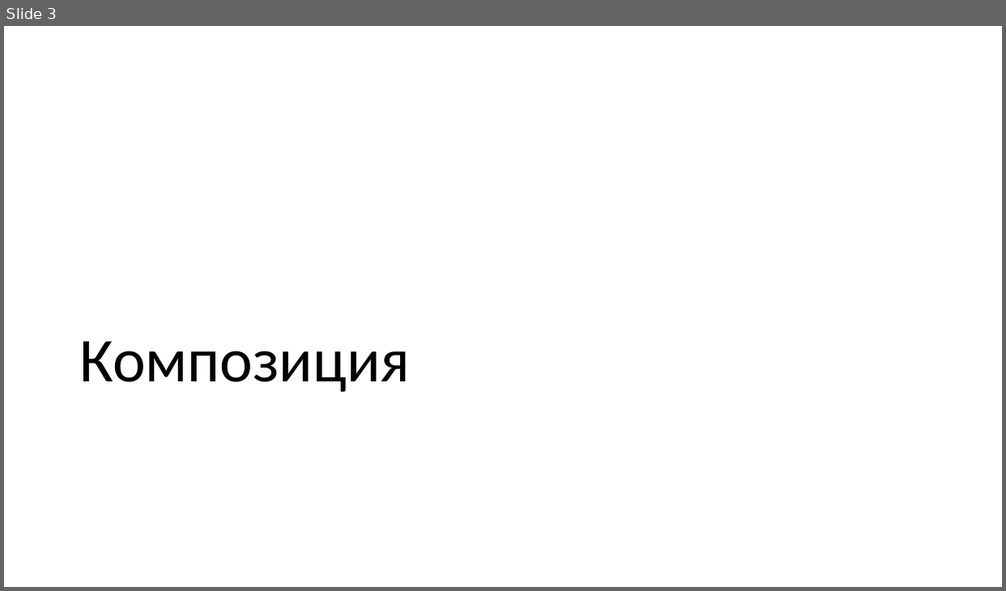
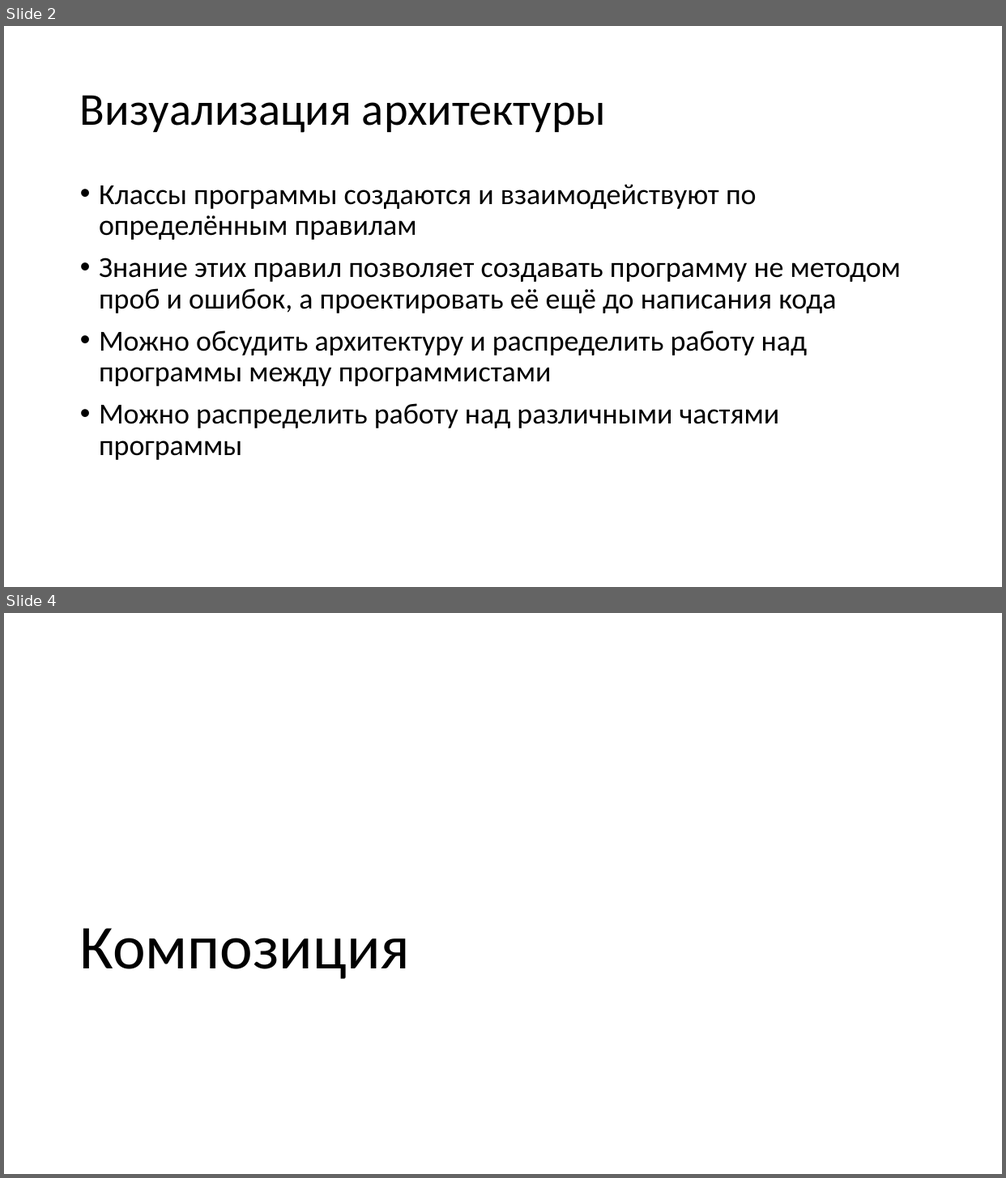
Before and after one commit to alexey-malov/oop, a slide deck: lectures/03/Виды отношений между классами.pptx. Shown one above the other, each under a label of ours: slide 3 before the commit, slides 2 and 4 after it; the slides between them are not shown. The pictures are 1006x591 and 1006x1178 pixels, drawn with LibreOffice and Linux fonts; fonts in the diff are those of the drawing. Boxes give left, top, right and bottom in pixels: in the first picture for what was removed or moved away, otherwise in the second. Text is boxed around its words. In the diff, an @@ line names an element or a change of style, - is before the commit and + after.

```diff
--- a/lectures/03/Виды отношений между классами.pptx
+++ b/lectures/03/Виды отношений между классами.pptx
@@ slide 2 added at box(4, 26, 1002, 587), background #FFFFFF @@
@@ title added at box(80, 95, 606, 133), 44 pt, text #000000 @@
+Визуализация архитектуры
@@ text added at box(99, 184, 901, 460), 28 pt, text #000000 @@
+• Классы программы создаются и взаимодействуют по определённым правилам
+• Знание этих правил позволяет создавать программу не методом проб и ошибок, а проектировать её ещё до написания кода
+• Можно обсудить архитектуру и распределить работу над программы между программистами
+• Можно распределить работу над различными частями программы
@@ what was slide 3 is now slide 4 @@
```
Also in this commit, not shown: 10 slides changed, 1 other slide added, 2 other files.
